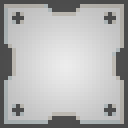
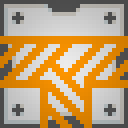
Comparing the layer stacks of the two 128x128 images. Changes:
added group "T SEW" with 2 layers in group "Okay-ish Version copy" over [0, 36, 128, 128]
added layer "Layer 18 copy" (7th of 11, in "Okay-ish Version copy" › "T SEW") in group "T SEW" over [40, 60, 92, 128]
added layer "Layer 18" (7th of 11, in "Okay-ish Version copy" › "T SEW") in group "T SEW" over [0, 36, 128, 88]
